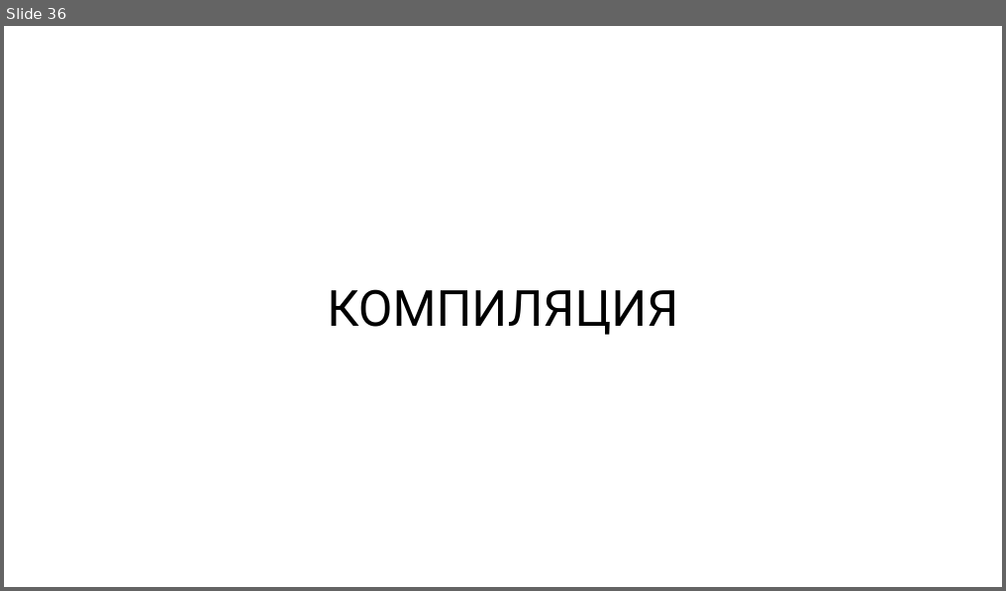
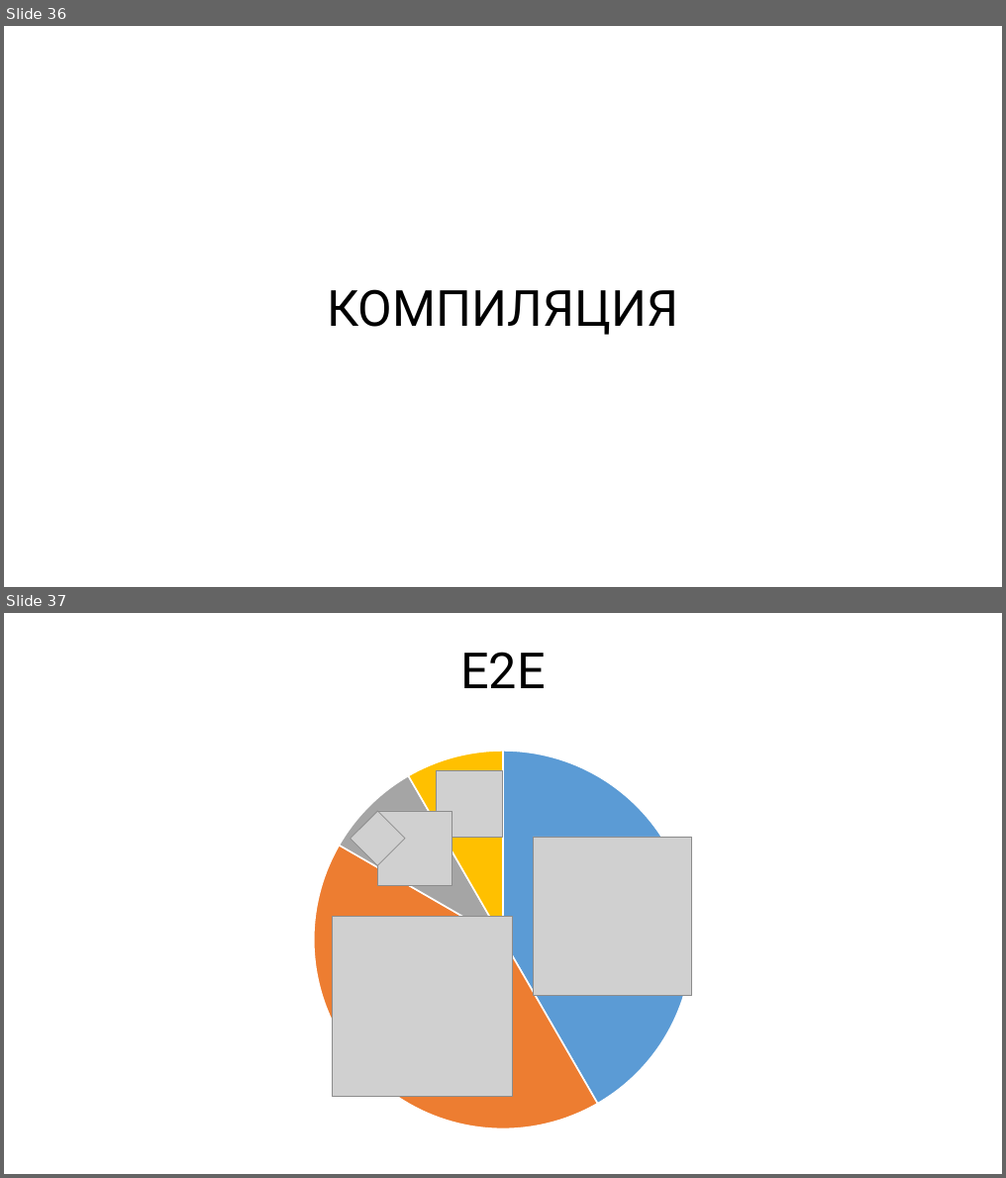
Before and after one commit to rkhaimov/brain-gym, a slide deck: Презентация.pptx. Shown one above the other, each under a label of ours: slide 36 before the commit, slides 36 and 37 after it. The pictures are 1006x591 and 1006x1178 pixels, drawn with LibreOffice and Linux fonts; fonts in the diff are those of the drawing; grey boxes stand for pictures. Boxes give left, top, right and bottom in pixels: in the first picture for what was removed or moved away, otherwise in the second. Text is boxed around its words. In the diff, an @@ line names an element or a change of style, - is before the commit and + after.

```diff
--- a/Презентация.pptx
+++ b/Презентация.pptx
@@ slide 37 added at bbox=[4, 613, 1002, 1174], background #FFFFFF @@
@@ text added at bbox=[460, 652, 546, 688], 48 pt, text #000000 @@
+E2E
@@ pie chart added at bbox=[203, 741, 802, 1140] @@
+categories: 1, 2, 3, 4
+Series 1: 42, 42, 8, 8
@@ picture added at bbox=[436, 770, 503, 837] @@
@@ picture added at bbox=[350, 811, 405, 865] @@
@@ picture added at bbox=[377, 811, 452, 886] @@
@@ picture added at bbox=[533, 837, 692, 996] @@
@@ picture added at bbox=[332, 916, 512, 1096] @@
```
Also in this commit, not shown: 9 slides changed, 17 other slides added, 8 slides removed, 1 other file.
